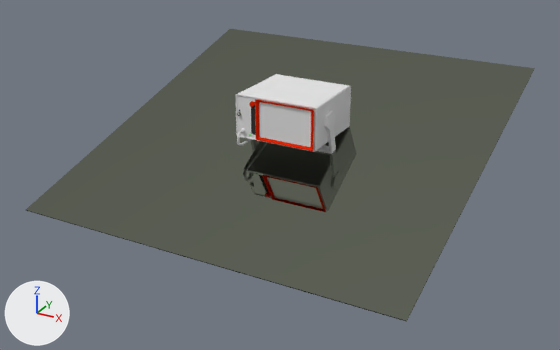
One commit to the Blender file Alex's blender files/inteference system/Frequency Control LOD B.blend: the scene before it, then after it.
The view is the same before and after, from a 50 mm lens placed at (1.78, -3.4, 1.44), pointed at (-0.03, -0.11, -0.2). The lights are fixed; the arrows at lower left show +X, +Y and +Z.

In view in the first picture: 'body high poly', 'floor', 'stand'.
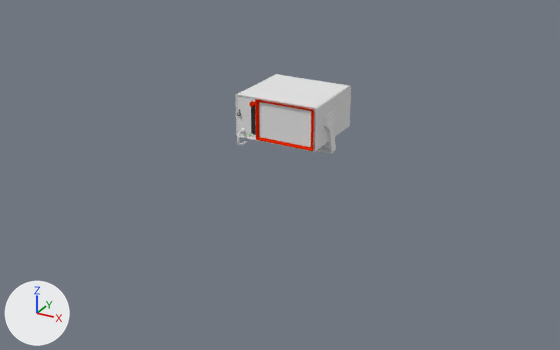
Scene script edits in JSON lines:
```json
{"op": "add", "block": "ob_floor", "code": "ob_floor.hide_viewport = True"}
```

Location of each change, [x1, y1, x2, y2] in pixels of the pictures (560 x 350 px):
```json
{"object": "floor", "change": "hidden", "before": [26, 29, 535, 322]}
```
